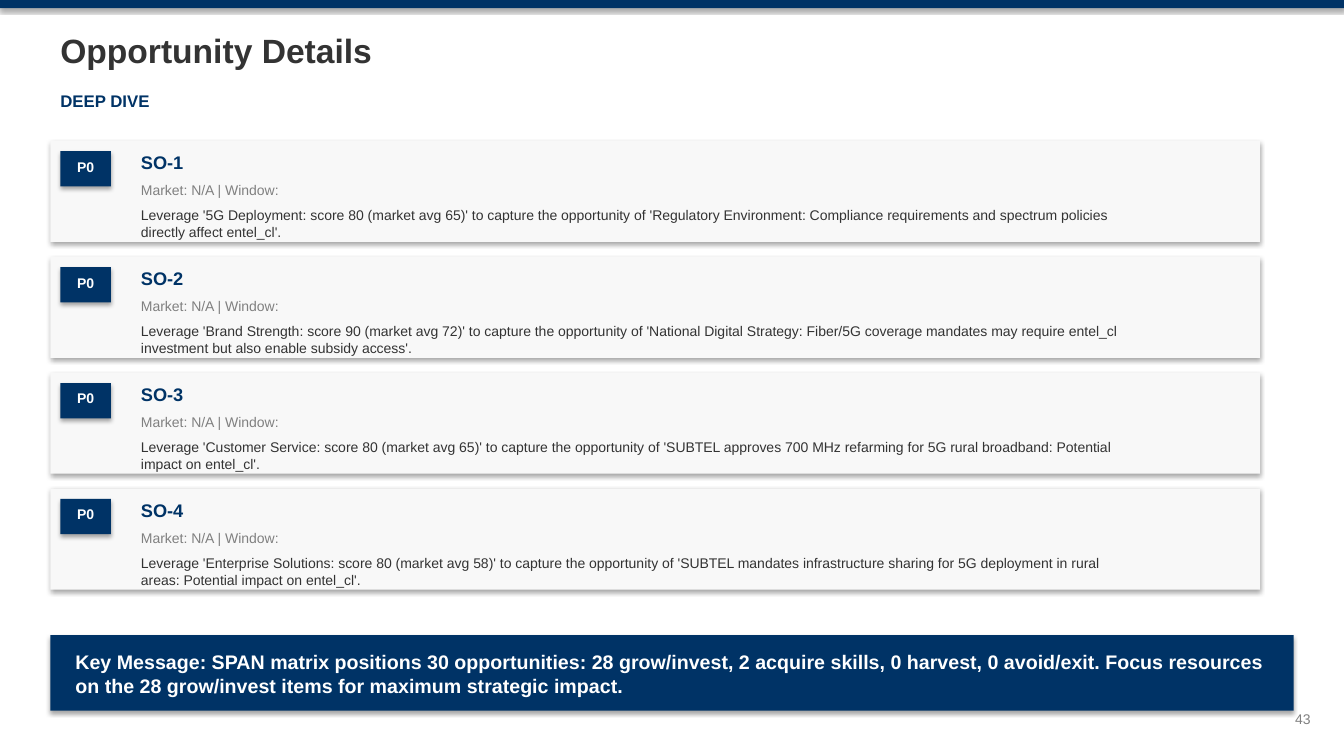
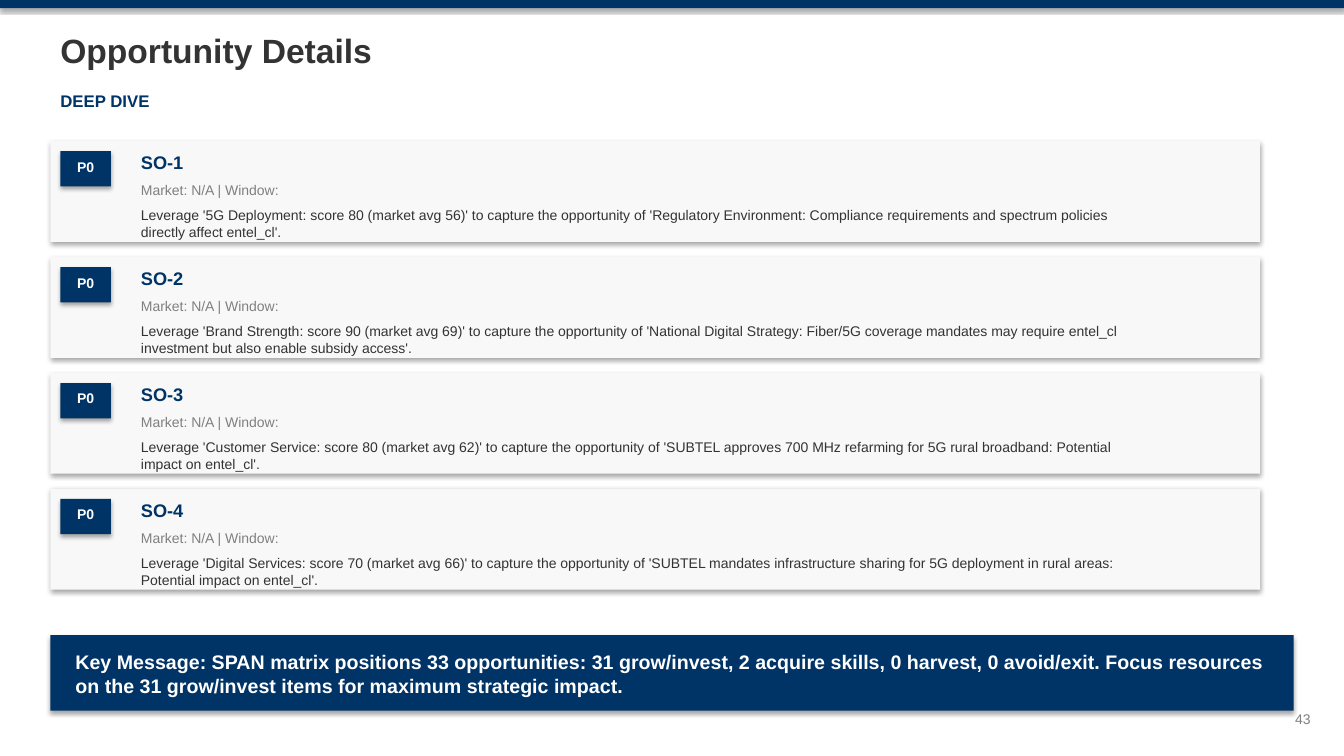
Before and after one commit to mypinseeker/BLM-Financial-Report-Analysis, a slide deck: slide 43 of reports/chile/entel_cl/CQ4_2025/blm_entel_cl_analysis_cq4_2025.pptx. Drawn at 1344x756 pixels with LibreOffice and Linux fonts; fonts in the diff are those of the drawing. Boxes give left, top, right and bottom in pixels: in the first picture for what was removed or moved away, otherwise in the second. Text is boxed around its words. In the diff, an @@ line names an element or a change of style, - is before the commit and + after.

```diff
--- a/reports/chile/entel_cl/CQ4_2025/blm_entel_cl_analysis_cq4_2025.pptx
+++ b/reports/chile/entel_cl/CQ4_2025/blm_entel_cl_analysis_cq4_2025.pptx
@@ text at [141, 210, 1108, 240]: text changed @@
-Leverage '5G Deployment: score 80 (market avg 65)' to capture the opportunity of 'Regulatory Environment: Compliance requirements and spectrum policies directly affect entel_cl'.
+Leverage '5G Deployment: score 80 (market avg 56)' to capture the opportunity of 'Regulatory Environment: Compliance requirements and spectrum policies directly affect entel_cl'.
@@ text at [141, 326, 1117, 356]: text changed @@
-Leverage 'Brand Strength: score 90 (market avg 72)' to capture the opportunity of 'National Digital Strategy: Fiber/5G coverage mandates may require entel_cl investment but also enable subsidy access'.
+Leverage 'Brand Strength: score 90 (market avg 69)' to capture the opportunity of 'National Digital Strategy: Fiber/5G coverage mandates may require entel_cl investment but also enable subsidy access'.
@@ text at [141, 442, 1111, 472]: text changed @@
-Leverage 'Customer Service: score 80 (market avg 65)' to capture the opportunity of 'SUBTEL approves 700 MHz refarming for 5G rural broadband: Potential impact on entel_cl'.
+Leverage 'Customer Service: score 80 (market avg 62)' to capture the opportunity of 'SUBTEL approves 700 MHz refarming for 5G rural broadband: Potential impact on entel_cl'.
@@ text at [141, 558, 1113, 588]: text changed @@
-Leverage 'Enterprise Solutions: score 80 (market avg 58)' to capture the opportunity of 'SUBTEL mandates infrastructure sharing for 5G deployment in rural areas: Potential impact on entel_cl'.
+Leverage 'Digital Services: score 70 (market avg 66)' to capture the opportunity of 'SUBTEL mandates infrastructure sharing for 5G deployment in rural areas: Potential impact on entel_cl'.
@@ text at [75, 654, 1263, 697]: text changed @@
-Key Message: SPAN matrix positions 30 opportunities: 28 grow/invest, 2 acquire skills, 0 harvest, 0 avoid/exit. Focus resources on the 28 grow/invest items for maximum strategic impact.
+Key Message: SPAN matrix positions 33 opportunities: 31 grow/invest, 2 acquire skills, 0 harvest, 0 avoid/exit. Focus resources on the 31 grow/invest items for maximum strategic impact.
```
Also in this commit, not shown: 14 other slides changed, 13 other files.
